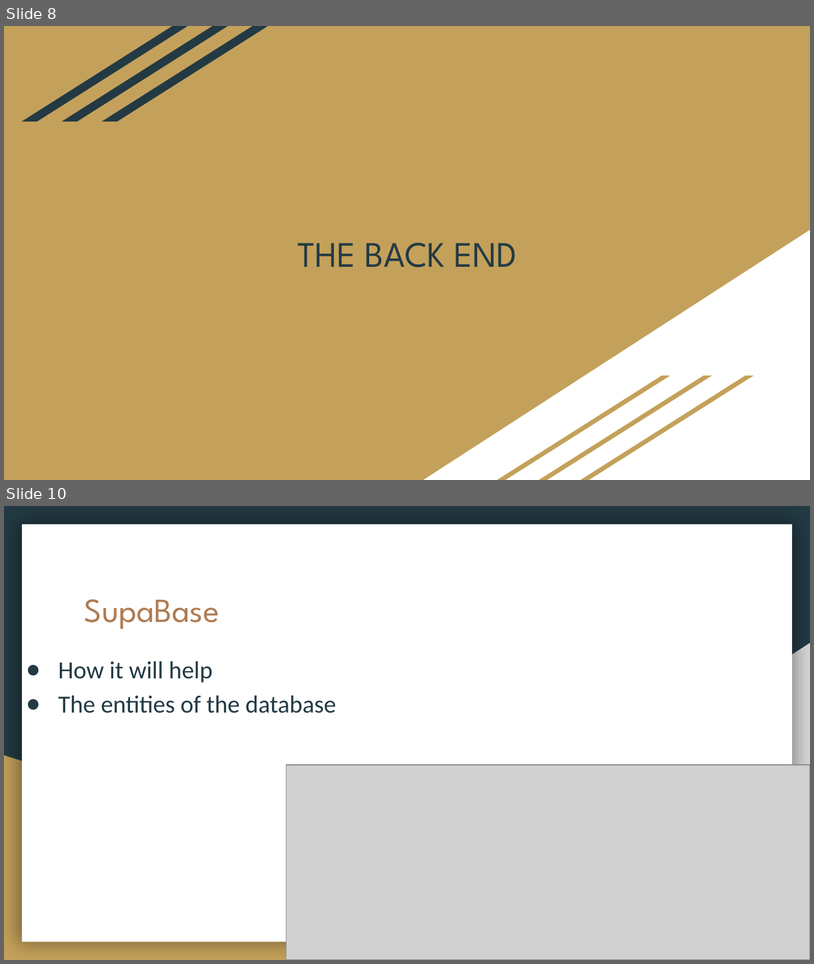
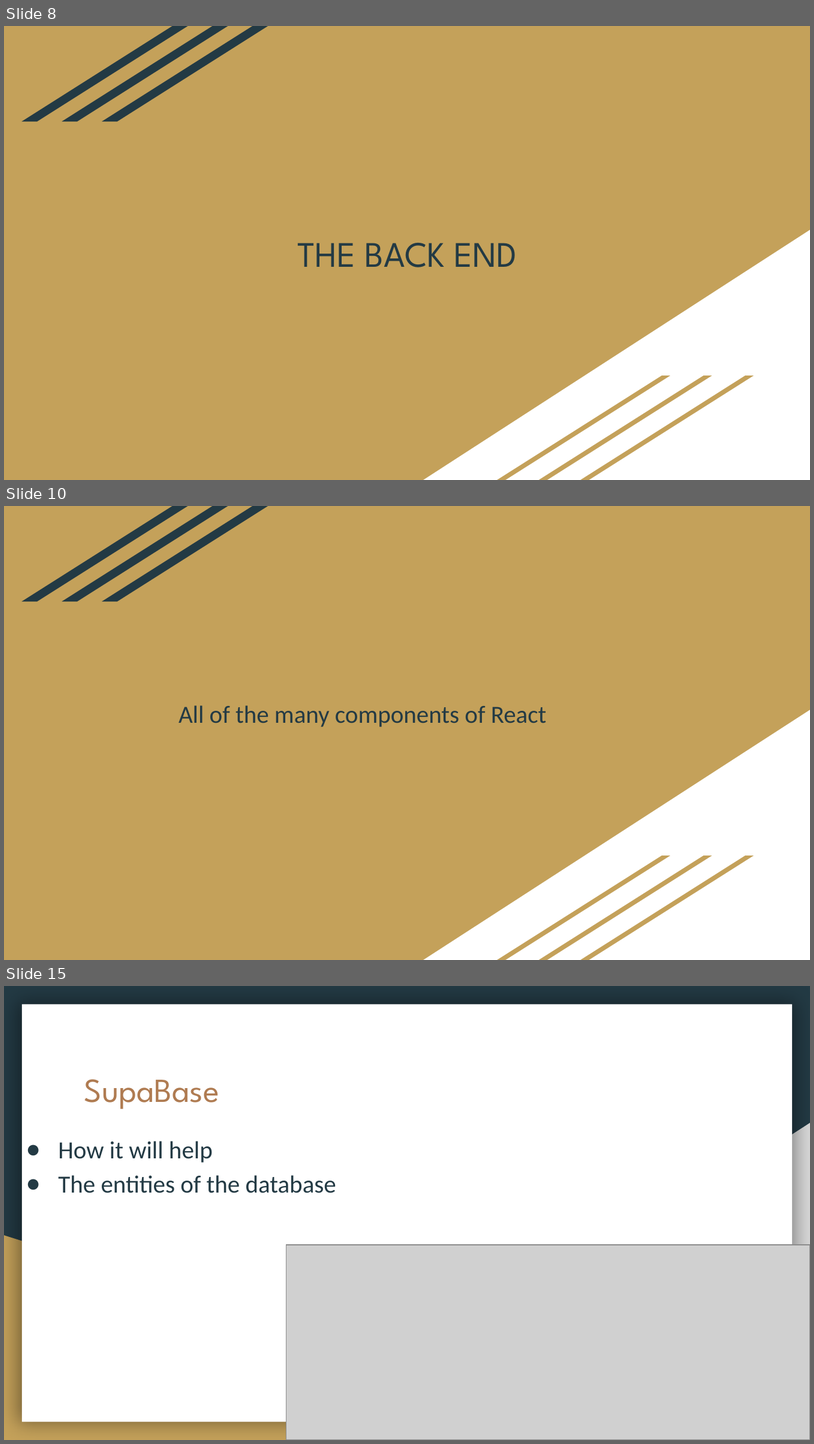
Before and after one commit to DustinWZook/Atlas-Itinerary, a slide deck: Documents/Project Design/Project Design.pptx. Shown one above the other, each under a label of ours: slides 8 and 10 before the commit, slides 8, 10 and 15 after it; the slides between them are not shown. The pictures are 814x964 and 814x1444 pixels, drawn with LibreOffice and Linux fonts; fonts in the diff are those of the drawing; grey boxes stand for pictures. Boxes give left, top, right and bottom in pixels: in the first picture for what was removed or moved away, otherwise in the second. Text is boxed around its words. In the diff, an @@ line names an element or a change of style, - is before the commit and + after.

```diff
--- a/Documents/Project Design/Project Design.pptx
+++ b/Documents/Project Design/Project Design.pptx
@@ slide 10 added at box(4, 506, 810, 960), background #C4A15A; not listed: 7 template elements that a slide beside it also shows @@
@@ title added at box(179, 705, 547, 727), 22 pt, text #233A44 @@
+All of the many components of React
@@ what was slide 10 is now slide 15 @@
```
Also in this commit, not shown: 1 slide changed, 4 other slides added.
